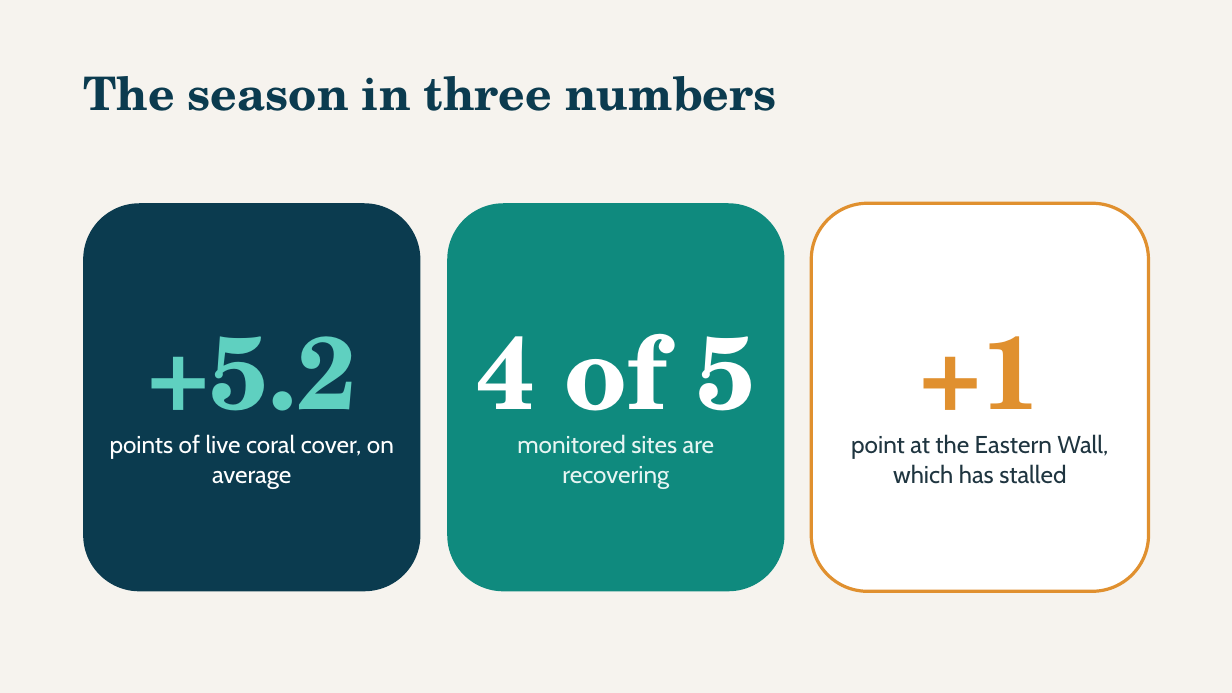
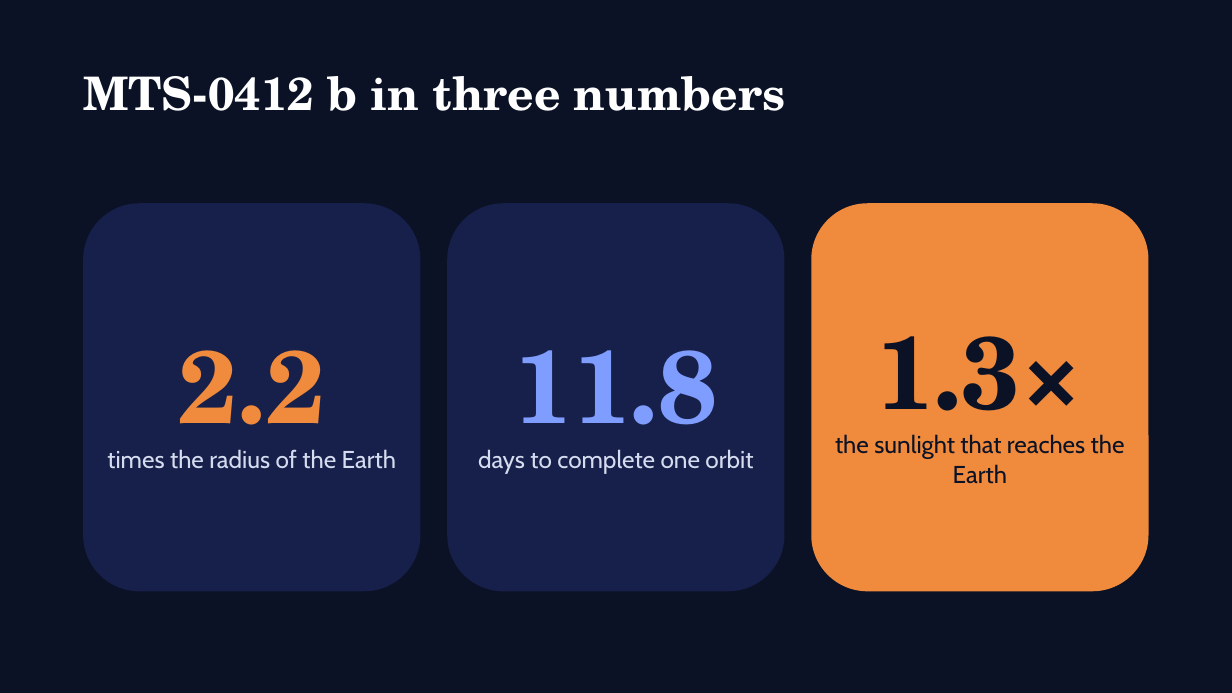
Before and after one commit to magisterai/mote-rs, a slide deck: slide 2 of readme/downloads/deck.pptx. Drawn at 1232x693 pixels with LibreOffice and Linux fonts; fonts in the diff are those of the drawing. Boxes give left, top, right and bottom in pixels: in the first picture for what was removed or moved away, otherwise in the second. Text is boxed around its words. In the diff, an @@ line names an element or a change of style, - is before the commit and + after.

```diff
--- a/readme/downloads/deck.pptx
+++ b/readme/downloads/deck.pptx
@@ background #F6F3EE to #0B1226 @@
@@ text at bbox=[83, 76, 786, 111]: text changed; text colour #0B3B4F to #FFFFFF @@
-The season in three numbers
+MTS-0412 b in three numbers
@@ rounded rectangle "2.2" at bbox=[83, 203, 421, 592]: fill #0B3B4F to #16204A @@
@@ rounded rectangle "11.8" at bbox=[447, 203, 785, 592]: fill #0F8A7E to #16204A @@
@@ rounded rectangle "1.3×" at bbox=[811, 203, 1149, 592]: fill #FFFFFF to #F08A3C; outline #E0902F 2.5 pt to none @@
@@ text in rounded rectangle at bbox=[107, 350, 396, 469]: text changed; text colour #FFFFFF to #D5DCEF @@
-+5.2
-points of live coral cover, on average
+2.2
+times the radius of the Earth
@@ text in rounded rectangle at bbox=[478, 350, 753, 474]: text changed; text colour #E6F5F3 to #D5DCEF @@
-4 of 5
-monitored sites are recovering
+11.8
+days to complete one orbit
@@ text in rounded rectangle at bbox=[835, 336, 1125, 484]: text changed; text colour #1F3540 to #0B1226 @@
-+1
-point at the Eastern Wall, which has stalled
+1.3×
+the sunlight that reaches the Earth
```
Also in this commit, not shown: 3 slides added, 3 slides removed, 15 other files.
